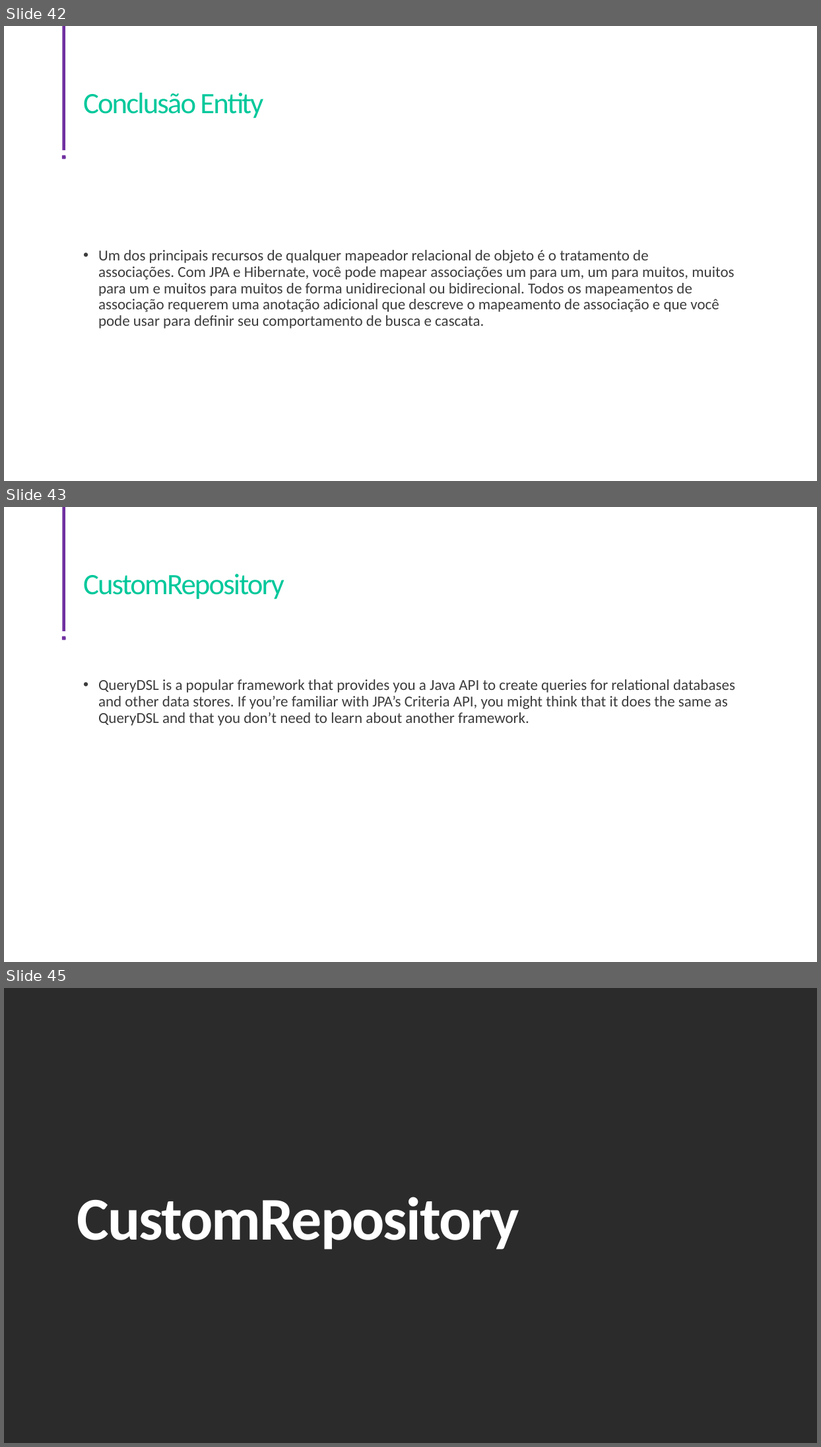
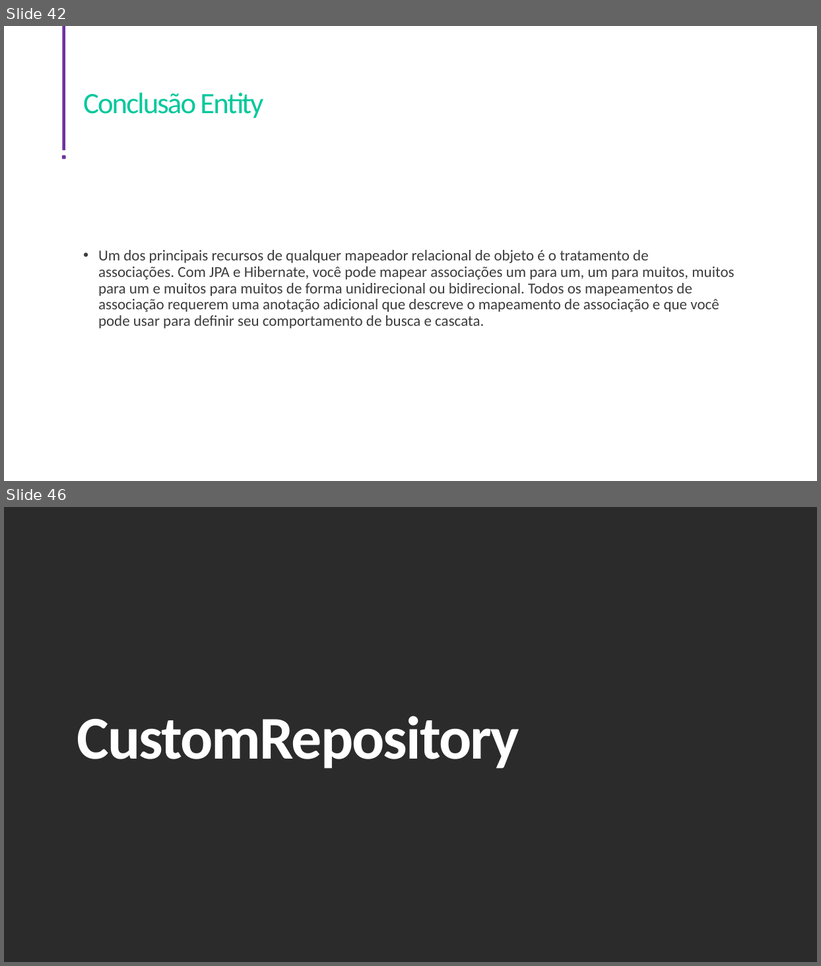
Before and after one commit to Arthur-Net0/godev-acampar-backend, a slide deck: Apresentação.pptx. Shown one above the other, each under a label of ours: slides 42, 43 and 45 before the commit, slides 42 and 46 after it; the slides between them are not shown. The pictures are 821x1447 and 821x966 pixels, drawn with LibreOffice and Linux fonts; fonts in the diff are those of the drawing; background and template pictures are left out; a plain dark background stands for a picture behind light text. Boxes give left, top, right and bottom in pixels: in the first picture for what was removed or moved away, otherwise in the second. Text is boxed around its words. In the diff, an @@ line names an element or a change of style, - is before the commit and + after.

Commit message:
QueryDSL

```diff
--- a/Apresentação.pptx
+++ b/Apresentação.pptx
@@ slide 43 removed at <box>4,507,817,962</box>, background picture (left out); not listed: 2 template elements that a slide beside it also shows @@
@@ title removed at <box>83,574,284,599</box> @@
-CustomRepository
@@ text removed at <box>98,679,735,725</box> @@
-• QueryDSL is a popular framework that provides you a Java API to create queries for relational databases and other data stores. If you’re familiar with JPA’s Criteria API, you might think that it does the same as QueryDSL and that you don’t need to learn about another framework.
@@ what was slide 45 is now slide 46 @@
```
Also in this commit, not shown: 1 slide changed, 14 slides added, 3 other slides removed, 5 other files.
